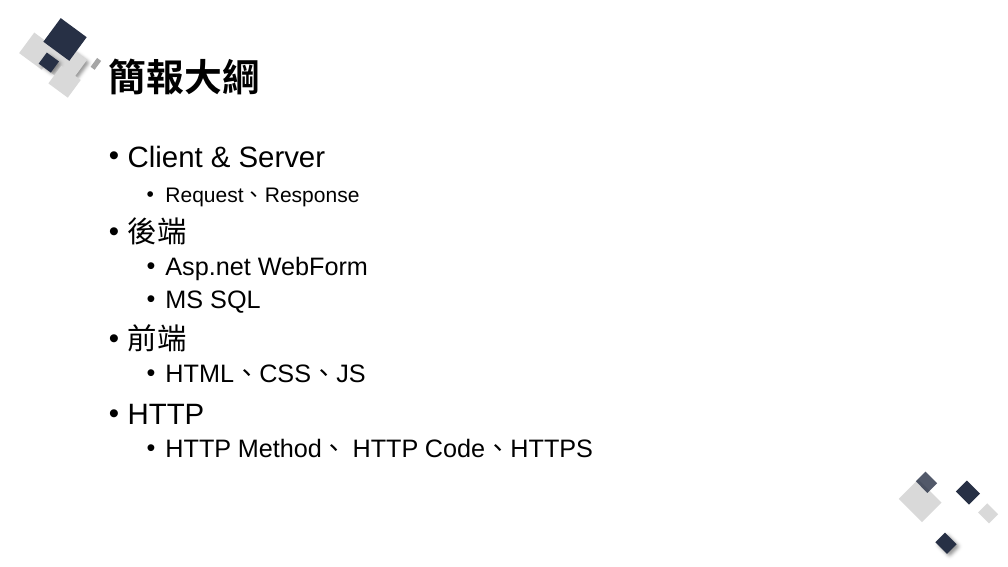
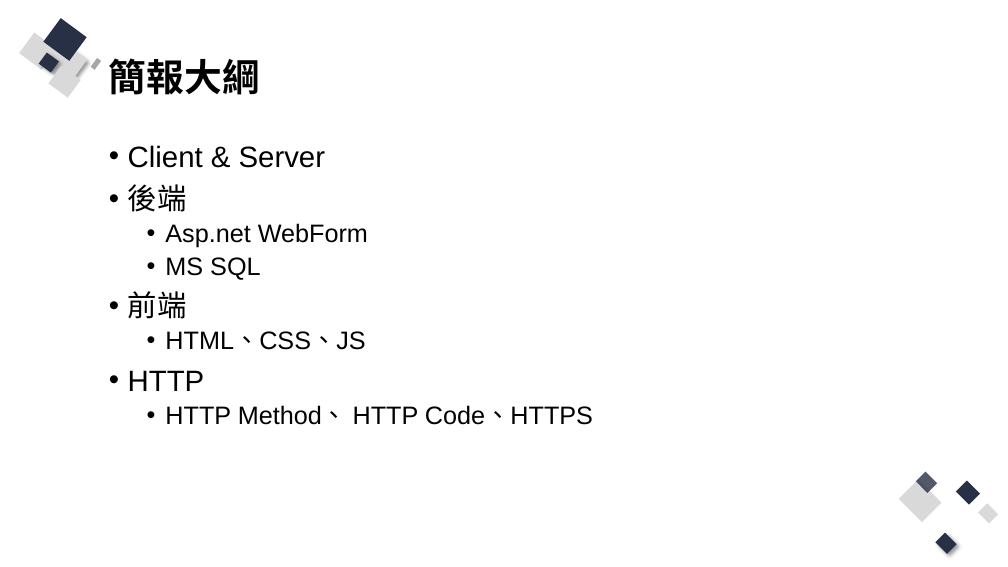
Before and after one commit to Q81JIAXIONG/-, a slide deck: slide 2 of 投影片/1.網頁基礎.pptx. Drawn at 1008x567 pixels with LibreOffice and Linux fonts; fonts in the diff are those of the drawing. Boxes give left, top, right and bottom in pixels: in the first picture for what was removed or moved away, otherwise in the second. Text is boxed around its words. In the diff, an @@ line names an element or a change of style, - is before the commit and + after.

```diff
--- a/投影片/1.網頁基礎.pptx
+++ b/投影片/1.網頁基礎.pptx
@@ text at bbox=[165, 187, 359, 206]: paragraph removed @@
-    • Request、Response
```
Also in this commit, not shown: 5 other slides changed, 21 other files.
